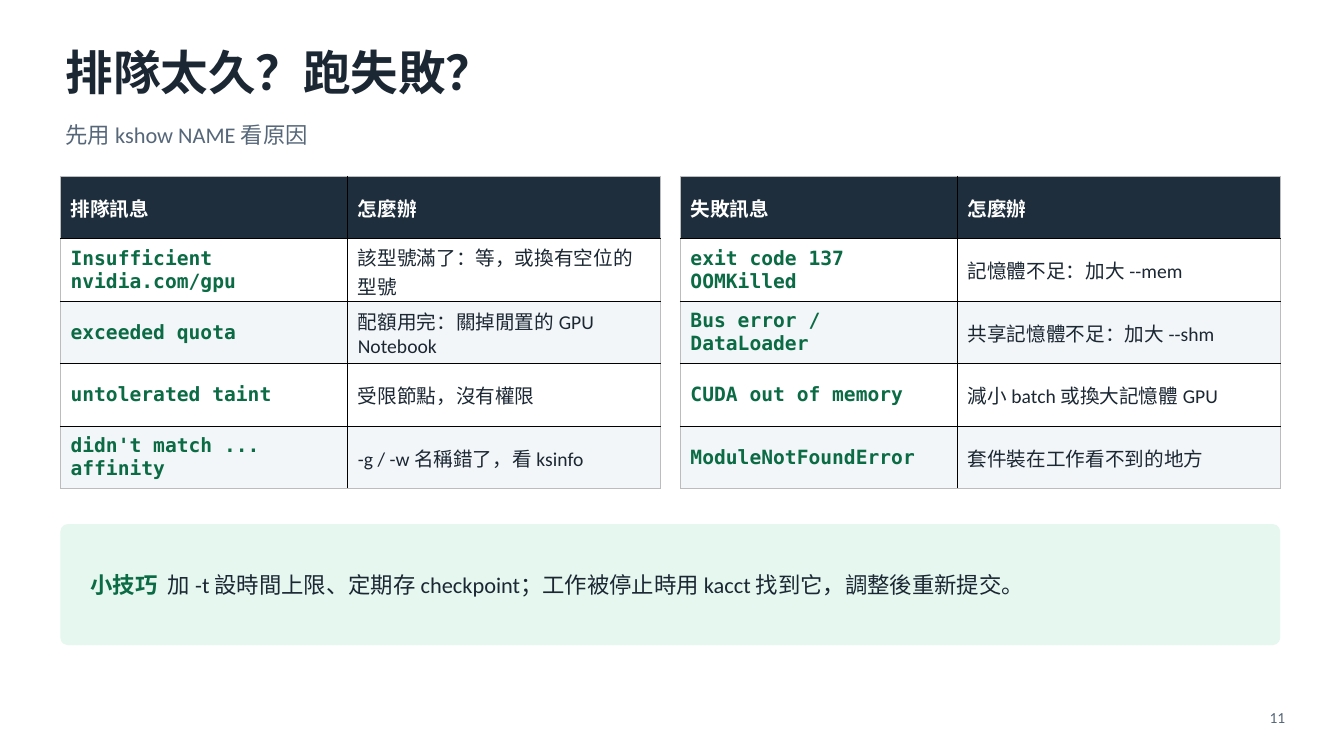
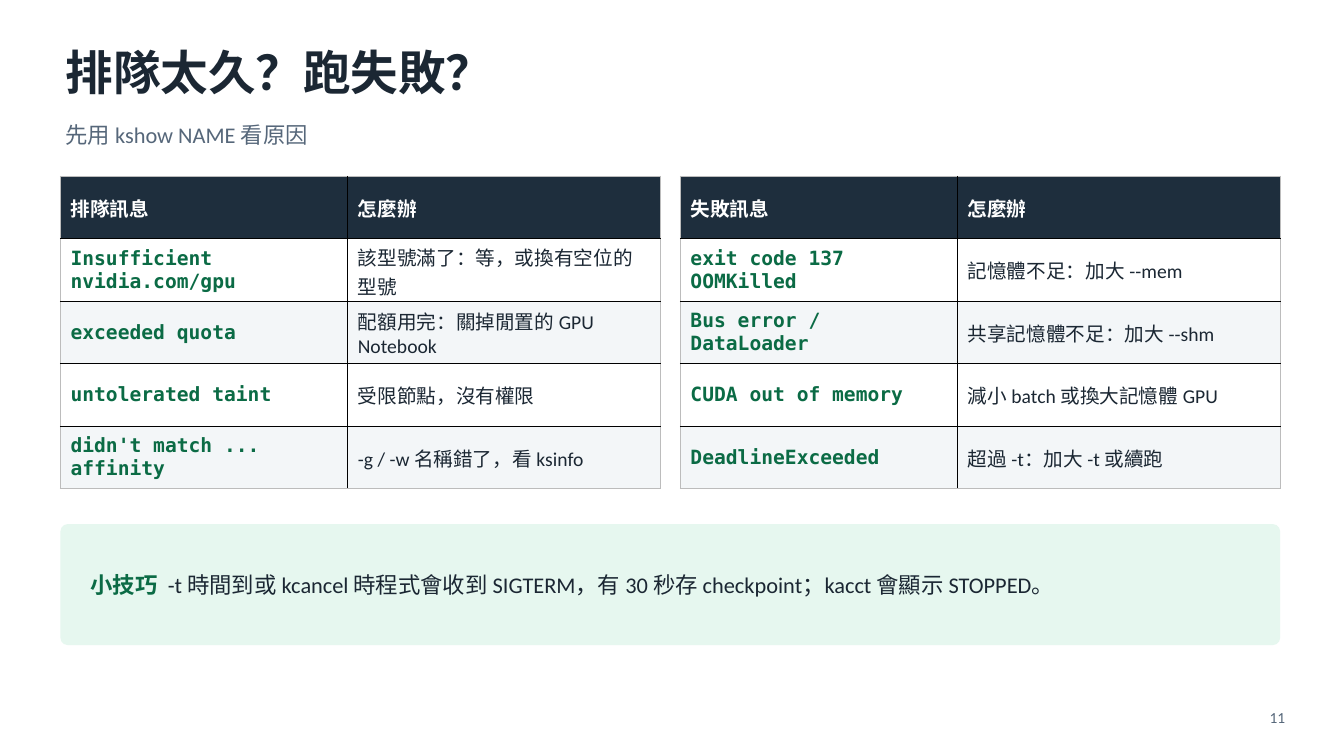
Before and after one commit to MarkJiang-maji/kjob, a slide deck: slide 11 of docs/kjob-tutorial.pptx. Drawn at 1344x756 pixels with LibreOffice and Linux fonts; fonts in the diff are those of the drawing. Boxes give left, top, right and bottom in pixels: in the first picture for what was removed or moved away, otherwise in the second. Text is boxed around its words. In the diff, an @@ line names an element or a change of style, - is before the commit and + after.

```diff
--- a/docs/kjob-tutorial.pptx
+++ b/docs/kjob-tutorial.pptx
@@ table at (681, 176, 1280, 489) @@
-row 5, column 1: ModuleNotFoundError
+row 5, column 1: DeadlineExceeded
-row 5, column 2: 套件裝在工作看不到的地方
+row 5, column 2: 超過 -t：加大 -t 或續跑
@@ text at (91, 574, 1054, 597): text changed @@
-小技巧 加 -t 設時間上限、定期存 checkpoint；工作被停止時用 kacct 找到它，調整後重新提交。
+小技巧 -t 時間到或 kcancel 時程式會收到 SIGTERM，有 30 秒存 checkpoint；kacct 會顯示 STOPPED。
```
Also in this commit, not shown: 2 other slides changed, 9 other files.
